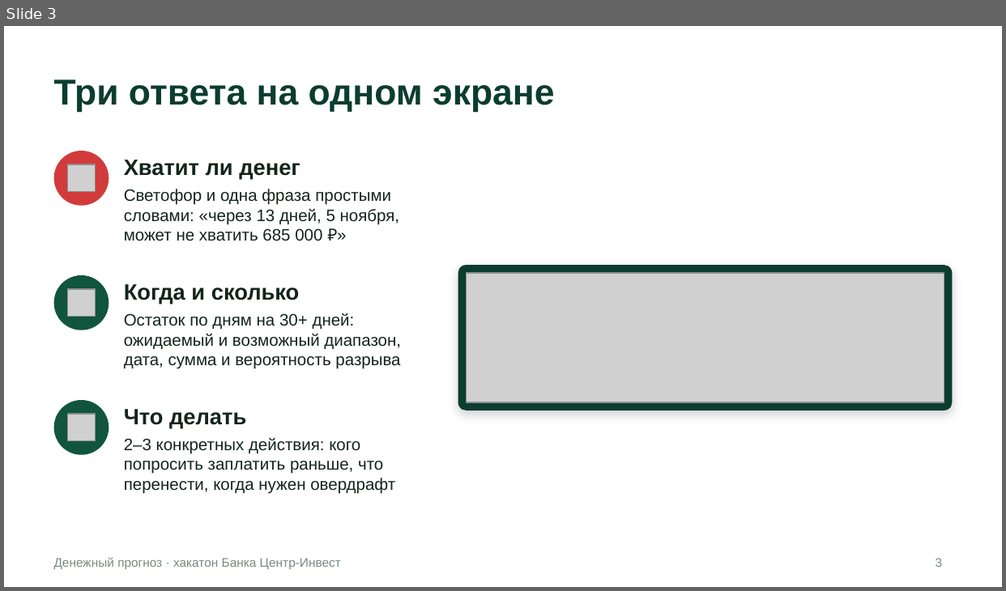
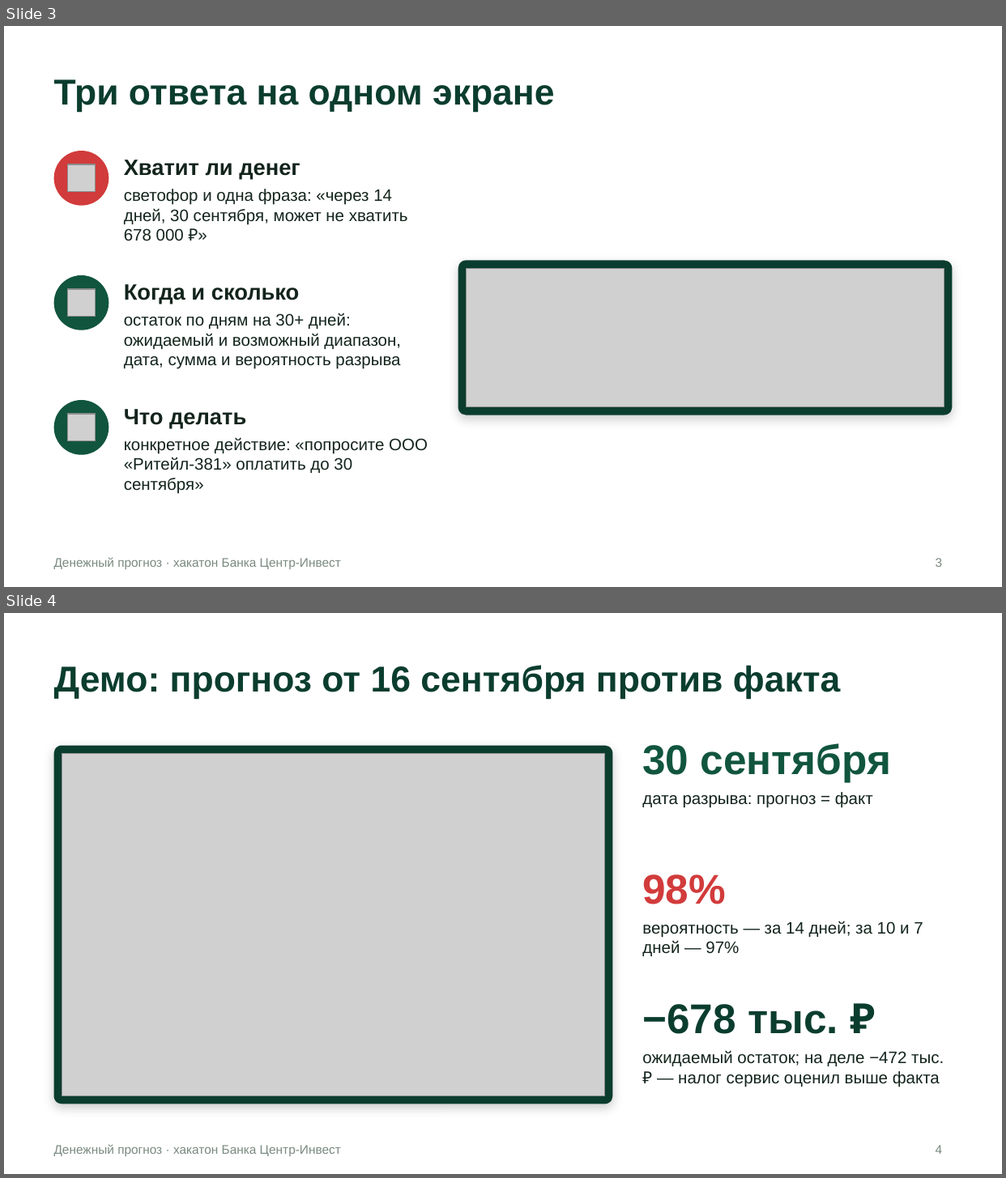
Before and after one commit to VaDex-web/cashflow, a slide deck: docs/presentation.pptx. Shown one above the other, each under a label of ours: slide 3 before the commit, slides 3 and 4 after it. The pictures are 1006x591 and 1006x1178 pixels, drawn with LibreOffice and Linux fonts; fonts in the diff are those of the drawing; grey boxes stand for pictures. Boxes give left, top, right and bottom in pixels: in the first picture for what was removed or moved away, otherwise in the second. Text is boxed around its words. In the diff, an @@ line names an element or a change of style, - is before the commit and + after.

```diff
--- a/docs/presentation.pptx
+++ b/docs/presentation.pptx
@@ slide 4 added at [4, 613, 1002, 1174], background #FFFFFF; not listed: 1 template element that a slide beside it also shows @@
@@ title added at [54, 665, 840, 700], 26 pt, text #0B3D2E, bold @@
+Демо: прогноз от 16 сентября против факта
@@ rounded rectangle added at [54, 746, 613, 1105], fill #0B3D2E @@
@@ picture added at [62, 754, 605, 1097] @@
@@ text added at [642, 743, 891, 782], 30 pt, text #11553F, bold @@
+30 сентября
@@ text added at [642, 792, 873, 807], 12 pt, text #13241C @@
+дата разрыва: прогноз = факт
@@ text added at [642, 875, 726, 905], 30 pt, text #D23B3B, bold @@
+98%
@@ text added at [642, 921, 923, 956], 12 pt, text #13241C @@
+вероятность — за 14 дней; за 10 и 7 дней — 97%
@@ text added at [642, 1004, 838, 1034], 30 pt, text #0B3D2E, bold @@
+−678 тыс. ₽
@@ text added at [642, 1050, 944, 1087], 12 pt, text #13241C @@
+ожидаемый остаток; на деле −472 тыс. ₽ — налог сервис оценил выше факта
@@ page number added at [936, 1145, 943, 1154], 9 pt, text #7A8A80 @@
+4
@@ slide 3 changed as well @@
@@ text at [124, 189, 408, 241]: text changed @@
-Светофор и одна фраза простыми словами: «через 13 дней, 5 ноября, может не хватить 685 000 ₽»
+светофор и одна фраза: «через 14 дней, 30 сентября, может не хватить 678 000 ₽»
@@ rounded rectangle: place and size @@
-rounded rectangle at [458, 266, 952, 412]
+rounded rectangle at [458, 261, 952, 415]
@@ rounded rectangle at [458, 261, 952, 415]: proportions changed @@
@@ picture: place and size @@
-picture at [466, 274, 944, 403]
+picture at [466, 268, 944, 408]
@@ text at [124, 313, 401, 369]: text changed @@
-Остаток по дням на 30+ дней: ожидаемый и возможный диапазон, дата, сумма и вероятность разрыва
+остаток по дням на 30+ дней: ожидаемый и возможный диапазон, дата, сумма и вероятность разрыва
@@ text at [124, 437, 428, 494]: text changed @@
-2–3 конкретных действия: кого попросить заплатить раньше, что перенести, когда нужен овердрафт
+конкретное действие: «попросите ООО «Ритейл-381» оплатить до 30 сентября»
```
Also in this commit, not shown: 6 other slides changed, 3 other slides added, 6 slides removed, 23 other files.
